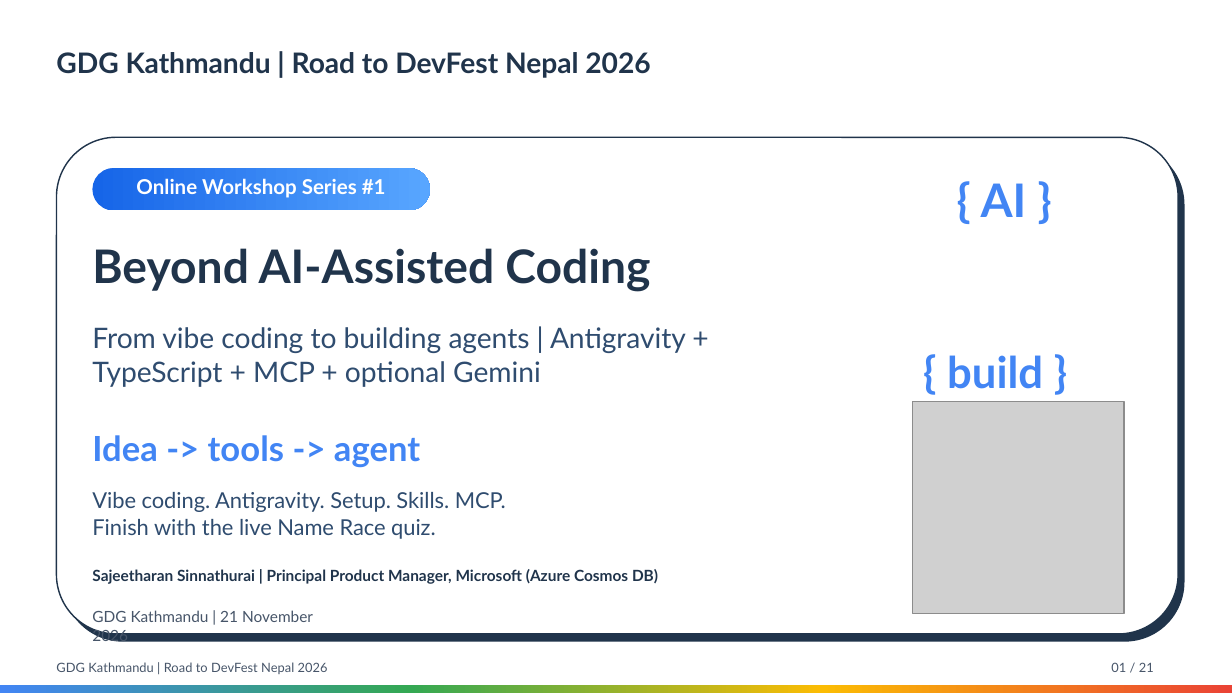
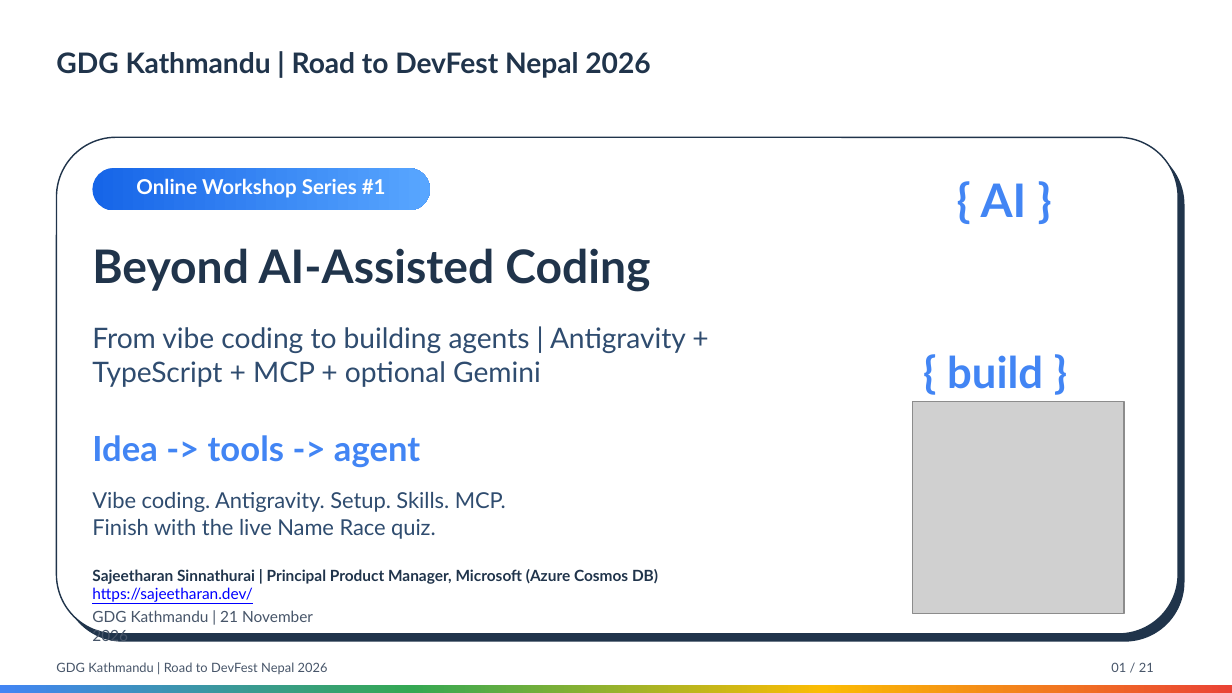
Before and after one commit to analyticsrepo01/google-play-agy-workshop, a slide deck: slide 1 of workshop/Beyond_AI_Assisted_Coding.pptx. Drawn at 1232x693 pixels with LibreOffice and Linux fonts; fonts in the diff are those of the drawing; grey boxes stand for pictures. Boxes give left, top, right and bottom in pixels: in the first picture for what was removed or moved away, otherwise in the second. Text is boxed around its words. In the diff, an @@ line names an element or a change of style, - is before the commit and + after.

```diff
--- a/workshop/Beyond_AI_Assisted_Coding.pptx
+++ b/workshop/Beyond_AI_Assisted_Coding.pptx
@@ text at (92,587,252,602): paragraph added @@
+https://sajeetharan.dev/
```
Also in this commit, not shown: 5 other files.
